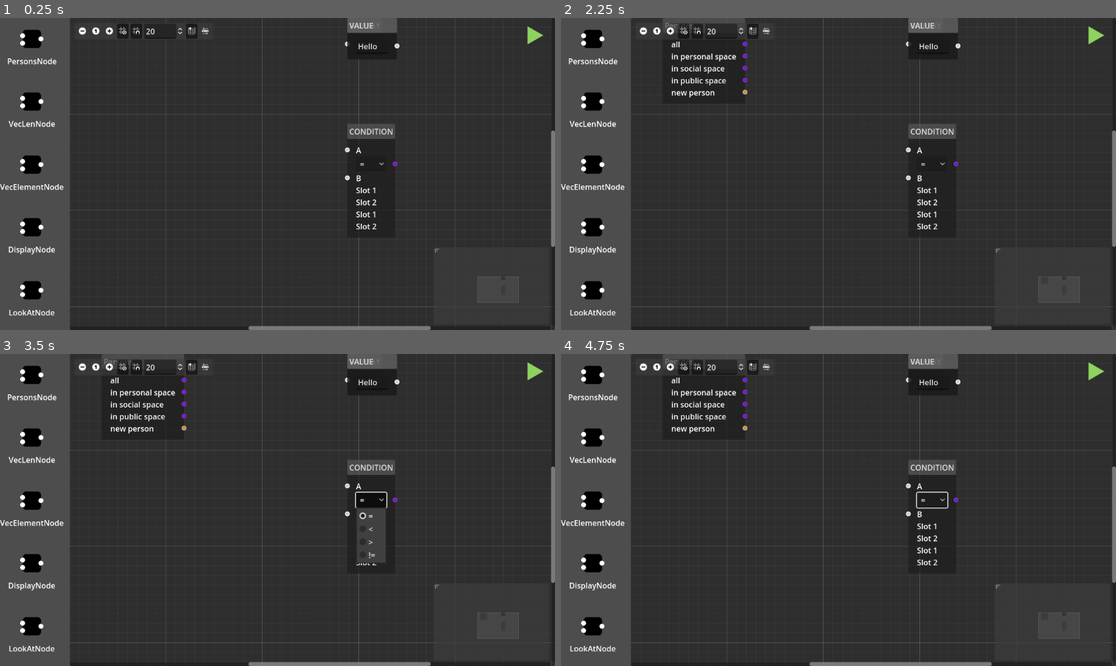
Above: before the commit, frames 1-4 (two rows, left to right).
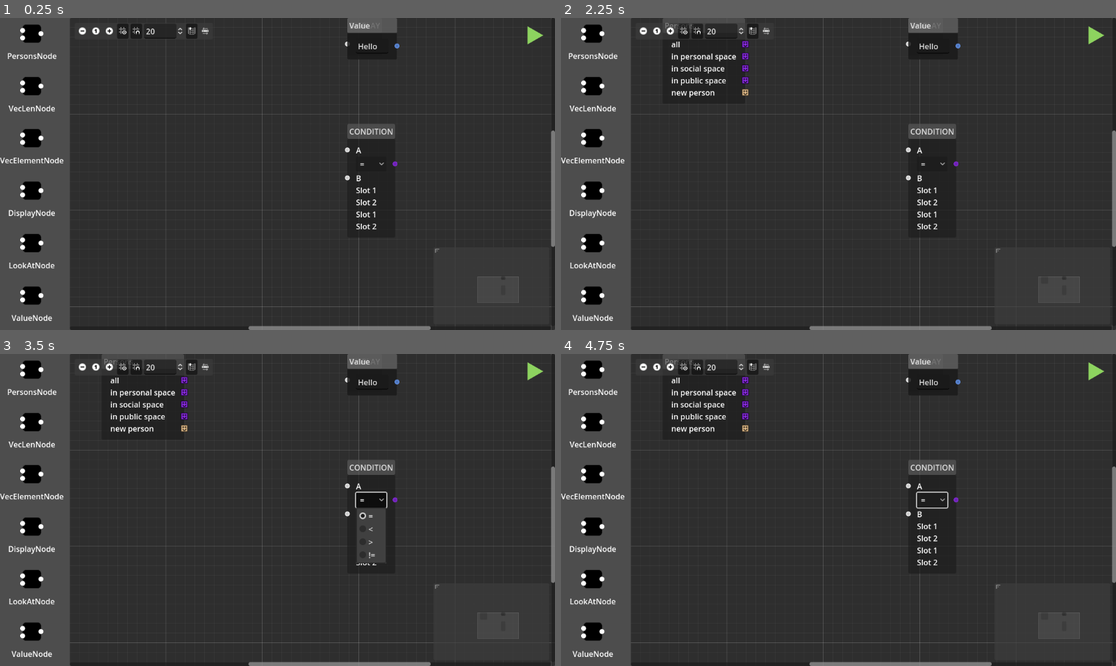
Above: after the commit, the same moments.

Repository: severin-lemaignan/VisualCodeEditor
Game: Godot game, scene res://nodeeditor.tscn
Same seed, same stepped clock (60 frames per second), same inputs: the game is played once before the commit and once after it.
Inputs (mouse positions are in pixels of both pictures, inside the frame that each line leads up to):
- Up to frame 1 (0.25 s): no input
- Up to frame 2 (2.25 s): click (1099, 36) at 0.5 s; click (1099, 36) at 1.25 s; click (594, 42) at 2.02 s
- Up to frame 3 (3.5 s): click "=" at 2.75 s
- Up to frame 4 (4.75 s): click (644, 366) at 3.5 s; click (672, 366) at 4.25 s

The runs differ from the first frame. In frame 1, 2.7% of the frame differs, in the area x 0-72%, y 1-98%; in frame 2, 2.8%; in frame 3, 2.8%; in frame 4, 2.8%.

Commit message:
display the type's icons + impl ValueNode

Diff:
--- a/constants.gd
+++ b/constants.gd
@@ -13,10 +13,14 @@
 	Type.ANY: Color.WHITE,
 	Type.VECTOR: Color.BLUE_VIOLET,
 	Type.BOOL: Color.CORAL,
-	Type.NUMERICAL: Color.DARK_SEA_GREEN,
+	Type.NUMERICAL: Color.FOREST_GREEN,
 	Type.STRING: Color.CORNFLOWER_BLUE,
 	Type.TF_FRAME: Color.ORANGE,
 	Type.PERSON: Color.BURLYWOOD
+}
+
+var TypeIcons = {
+	Type.PERSON: load("res://res/person.svg")
 }
 
 func is_vector(type):
@@ -29,6 +33,12 @@
 		return TypeColors[type]
 
 func type_icon(type):
+	if is_vector(type):
+		type =  type & ~Constants.Type.VECTOR
+
+	if type in TypeIcons:
+		return TypeIcons[type]
+
 	return null
 
 # list possible input types for a given input port: the keys of the dictionary
--- a/nodeeditor.tscn
+++ b/nodeeditor.tscn
@@ -1,10 +1,11 @@
-[gd_scene load_steps=12 format=3 uid="uid://c4ksq303e1yo2"]
+[gd_scene load_steps=13 format=3 uid="uid://c4ksq303e1yo2"]
 
 [ext_resource type="Script" path="res://nodeeditor.gd" id="1_dafuw"]
 [ext_resource type="PackedScene" uid="uid://nwf7c00xvug4" path="res://node_btn.tscn" id="2_02rvu"]
 [ext_resource type="Script" path="res://GraphEdit.gd" id="2_ptuir"]
 [ext_resource type="Script" path="res://nodes/LookAtNode.gd" id="4_a3m8u"]
 [ext_resource type="Texture2D" uid="uid://bs51ed11d1d45" path="res://res/event.svg" id="4_cyknp"]
+[ext_resource type="Script" path="res://nodes/ValueNode.gd" id="4_e1hqw"]
 [ext_resource type="Script" path="res://nodes/VecLenNode.gd" id="4_qvut4"]
 [ext_resource type="Script" path="res://nodes/VecElementNode.gd" id="5_3vrbi"]
 [ext_resource type="Texture2D" uid="uid://dwhtjslwknta" path="res://res/person.svg" id="5_8guv1"]
@@ -22,7 +23,6 @@
 script = ExtResource("1_dafuw")
 
 [node name="Panels" type="HSplitContainer" parent="."]
-visible = false
 layout_mode = 1
 anchors_preset = 15
 anchor_right = 1.0
@@ -54,6 +54,10 @@
 layout_mode = 2
 node_name = "LookAtNode"
 
+[node name="ValueBtn" parent="Panels/BtnContainer" instance=ExtResource("2_02rvu")]
+layout_mode = 2
+node_name = "ValueNode"
+
 [node name="GraphEdit" type="GraphEdit" parent="Panels"]
 layout_mode = 2
 right_disconnects = true
@@ -70,7 +74,7 @@
 offset_top = 93.0
 offset_right = 703.0
 offset_bottom = 179.0
-title = "VALUE"
+title = "Value"
 slot/0/left_enabled = false
 slot/0/left_type = 0
 slot/0/left_color = Color(1, 1, 1, 1)
@@ -80,6 +84,7 @@
 slot/0/right_color = Color(1, 1, 1, 1)
 slot/0/right_icon = null
 slot/0/draw_stylebox = true
+script = ExtResource("4_e1hqw")
 
 [node name="LineEdit" type="LineEdit" parent="NodesLibrary/ValueNode"]
 layout_mode = 2
@@ -333,4 +338,5 @@
 [connection signal="disconnection_request" from="Panels/GraphEdit" to="Panels/GraphEdit" method="_on_disconnection_request"]
 [connection signal="node_deselected" from="Panels/GraphEdit" to="Panels/GraphEdit" method="_on_Graph_node_deselected"]
 [connection signal="node_selected" from="Panels/GraphEdit" to="Panels/GraphEdit" method="_on_Graph_node_selected"]
+[connection signal="text_changed" from="NodesLibrary/ValueNode/LineEdit" to="NodesLibrary/ValueNode" method="update_content_type"]
 [connection signal="pressed" from="HBoxContainer/PlayBtn" to="." method="execute_graph"]
--- /dev/null
+++ b/nodes/ValueNode.gd
@@ -0,0 +1,37 @@
+extends "res://nodes/Node.gd"
+
+func _ready():
+	SLOTS = [
+		[false, 0, true, Constants.Type.ANY],
+	]
+
+	update_content_type($LineEdit.text)
+	super()
+
+func update_content_type(text:String):
+	if text.length() == 0:
+		if SLOTS[0][3] != Constants.Type.ANY:
+			SLOTS = [
+				[false, 0, true, Constants.Type.ANY],
+			]
+			configure_slots()
+		return
+
+	if text.is_valid_float():
+		if SLOTS[0][3]!= Constants.Type.NUMERICAL:
+			SLOTS = [
+				[false, 0, true, Constants.Type.NUMERICAL],
+			]
+			configure_slots()
+		return
+
+	if SLOTS[0][3] != Constants.Type.STRING:
+		SLOTS = [
+			[false, 0, true, Constants.Type.STRING],
+		]
+		configure_slots()
+		return
+
+
+func add_children():
+	pass
--- a/nodes/VecElementNode.gd
+++ b/nodes/VecElementNode.gd
@@ -7,16 +7,12 @@
 	super()
 
 func on_connected(from_node, from_type, on_port):
-	var type = from_type & 0b01111111
+	var type = from_type & ~Constants.Type.VECTOR
 
-	set_slot_type_right(0, type)
-	set_slot_color_right(0, Constants.type_color(type))
+	set_slot(0, SLOTS[0][0], SLOTS[0][1], Constants.type_color(SLOTS[0][1]), true, type, Constants.type_color(type), Constants.type_icon(SLOTS[0][1]), Constants.type_icon(type))
 
 func on_disconnected(from_node, from_type, on_port):
-
-	set_slot_type_right(0, Constants.Type.ANY)
-	set_slot_color_right(0, Constants.type_color(Constants.Type.ANY))
-
+	configure_slots()
 
 func add_children():
 	pass
--- a/nodes/VecLenNode.gd
+++ b/nodes/VecLenNode.gd
@@ -2,21 +2,9 @@
 
 func _ready():
 	SLOTS = [
-		[true, Constants.Type.VECTOR, true, Constants.Type.ANY],
+		[true, Constants.Type.VECTOR, true, Constants.Type.NUMERICAL],
 	]
 	super()
 
-func on_connected(from_node, from_type, on_port):
-	var type = from_type & 0b01111111
-
-	set_slot_type_right(0, type)
-	set_slot_color_right(0, Constants.type_color(type))
-
-func on_disconnected(from_node, from_type, on_port):
-
-	set_slot_type_right(0, Constants.Type.ANY)
-	set_slot_color_right(0, Constants.type_color(Constants.Type.ANY))
-
-
 func add_children():
 	pass
